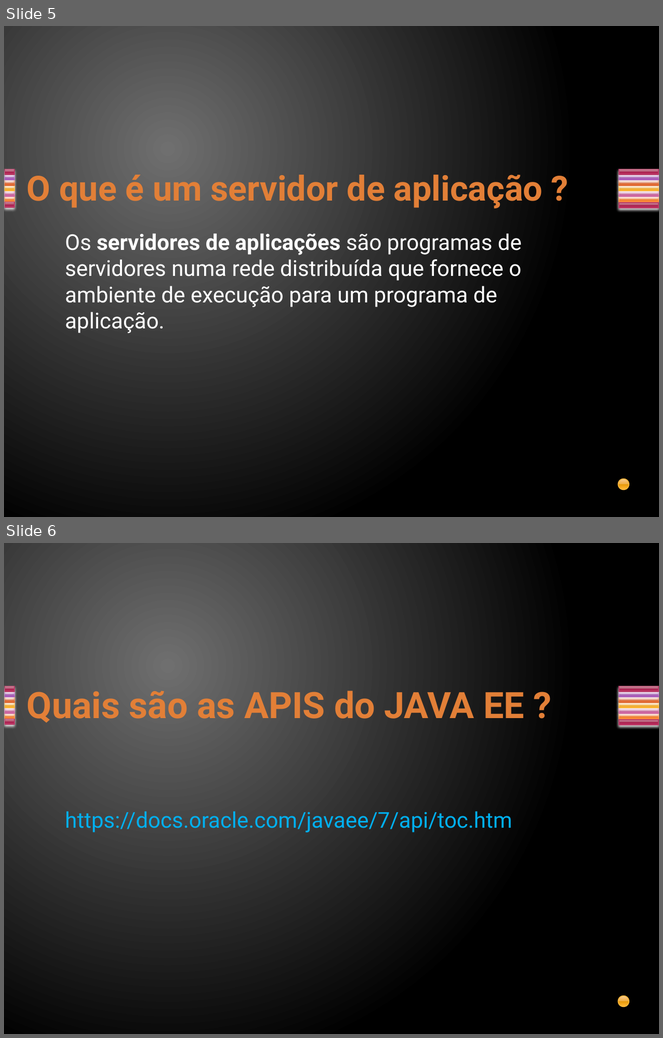
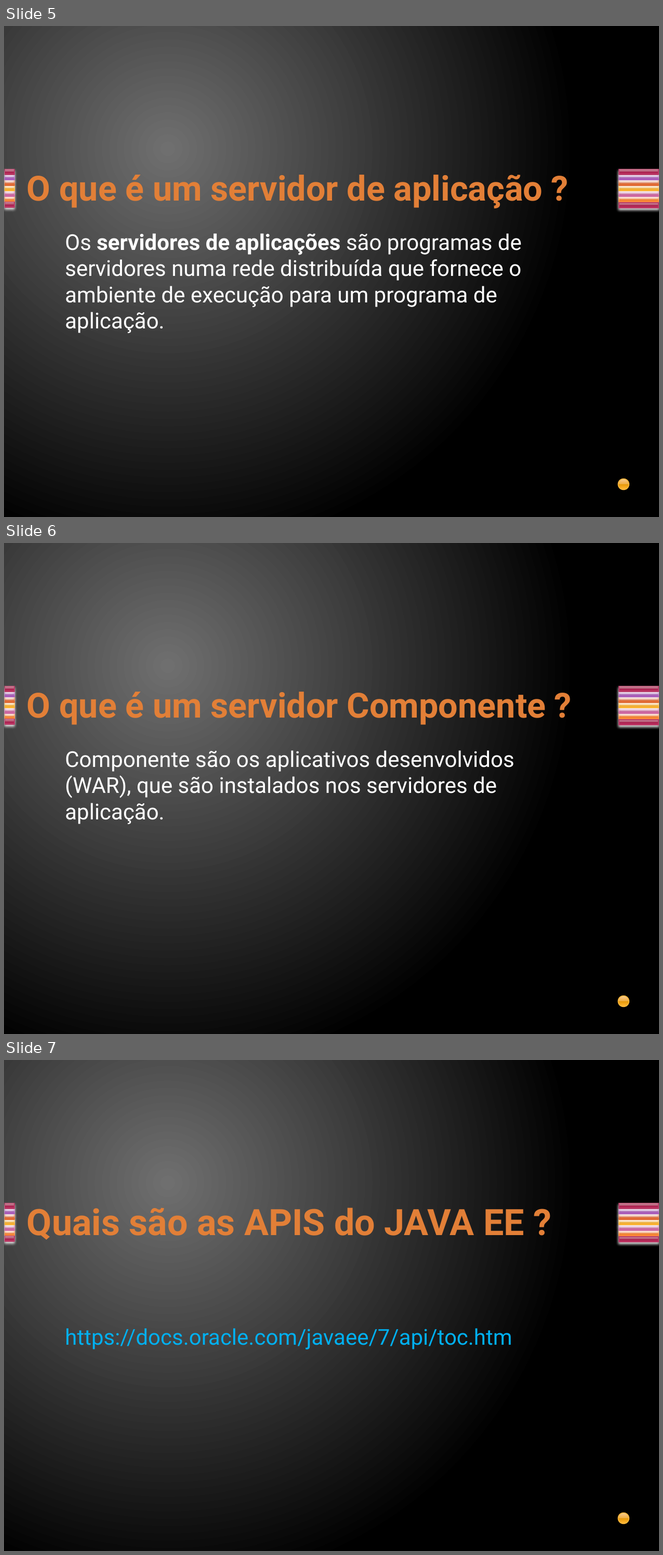
Before and after one commit to davirj9/javaAvancado, a slide deck: AulasAvancado/src/main/resources/br/com/Aula1/JavaEE.pptx. Shown one above the other, each under a label of ours: slides 5 and 6 before the commit, slides 5, 6 and 7 after it. The pictures are 663x1038 and 663x1555 pixels, drawn with LibreOffice and Linux fonts; fonts in the diff are those of the drawing. Boxes give left, top, right and bottom in pixels: in the first picture for what was removed or moved away, otherwise in the second. Text is boxed around its words. In the diff, an @@ line names an element or a change of style, - is before the commit and + after.

```diff
--- a/AulasAvancado/src/main/resources/br/com/Aula1/JavaEE.pptx
+++ b/AulasAvancado/src/main/resources/br/com/Aula1/JavaEE.pptx
@@ slide 6 added at [4, 543, 659, 1034], background gradient #707070 to #000000; not listed: 15 template elements that a slide beside it also shows @@
@@ title added at [27, 692, 546, 725], 38 pt, text gradient #E38037 to #FA8D3D, bold @@
+O que é um servidor Componente ?
@@ text added at [65, 750, 515, 824], 24 pt, text #FFFFFF @@
+Componente são os aplicativos desenvolvidos (WAR), que são instalados nos servidores de aplicação.
@@ what was slide 6 is now slide 7 @@
```
Also in this commit, not shown: 1 slide changed, 2 other slides added, 2 slides removed, 5 other files.
